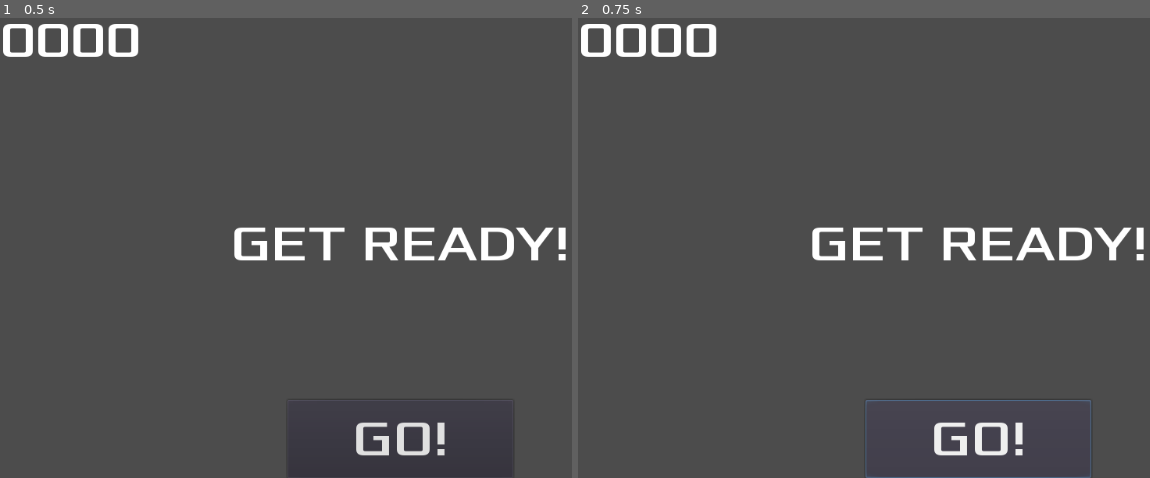
Above: before the commit, frames 1-2 (left to right).
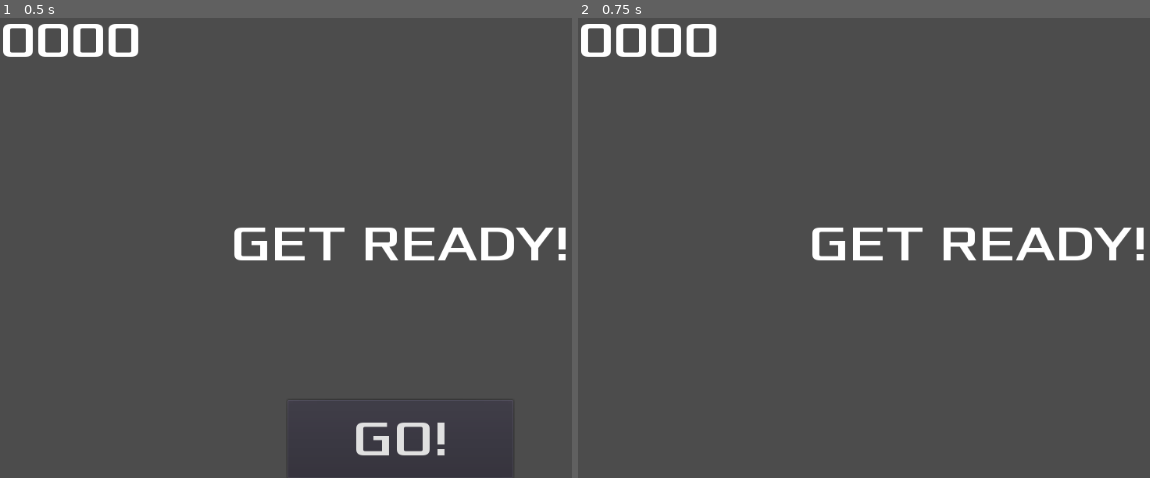
Above: after the commit, the same moments.

Repository: Jimmy-s-Test-Site/20220115_my_first_game_jam
Game: Godot game, scene res://HUD.tscn
The game is run twice, just before and just after one commit, with the same random seed, the same clock (stepped at 60 frames per second) and the same inputs. This scene is started directly instead of the project's main scene.
Inputs:
- Up to frame 1 (0.5 s): no input
- Up to frame 2 (0.75 s): click "GO!" at 0.5 s

Frame 1 is identical in both runs. In frame 2, 0.8% of the frame differs, in the area x 50-90%, y 83-100%.

Commit message:
HUD Updates
Added: functions to update score, trigger game on press of start button, and hide buttons upon timer expiration

Diff:
--- a/Michael/HUD.gd
+++ b/Michael/HUD.gd
@@ -28,3 +28,15 @@
 
 	yield(get_tree().create_timer(1), "timeout")
 	$StartButton.show()
+
+func update_score(score):
+	$ScoreLabel.text = str(score)
+
+
+func _on_MessageTimer_timeout():
+	$Message.hide()
+
+
+func _on_StartButton_pressed():
+	$StartButton.hide()
+	emit_signal("start_game")
--- a/Michael/HUD.tscn
+++ b/Michael/HUD.tscn
@@ -51,3 +51,6 @@
 [node name="MessageTimer" type="Timer" parent="."]
 wait_time = 2.0
 one_shot = true
+
+[connection signal="pressed" from="StartButton" to="." method="_on_StartButton_pressed"]
+[connection signal="timeout" from="MessageTimer" to="." method="_on_MessageTimer_timeout"]
